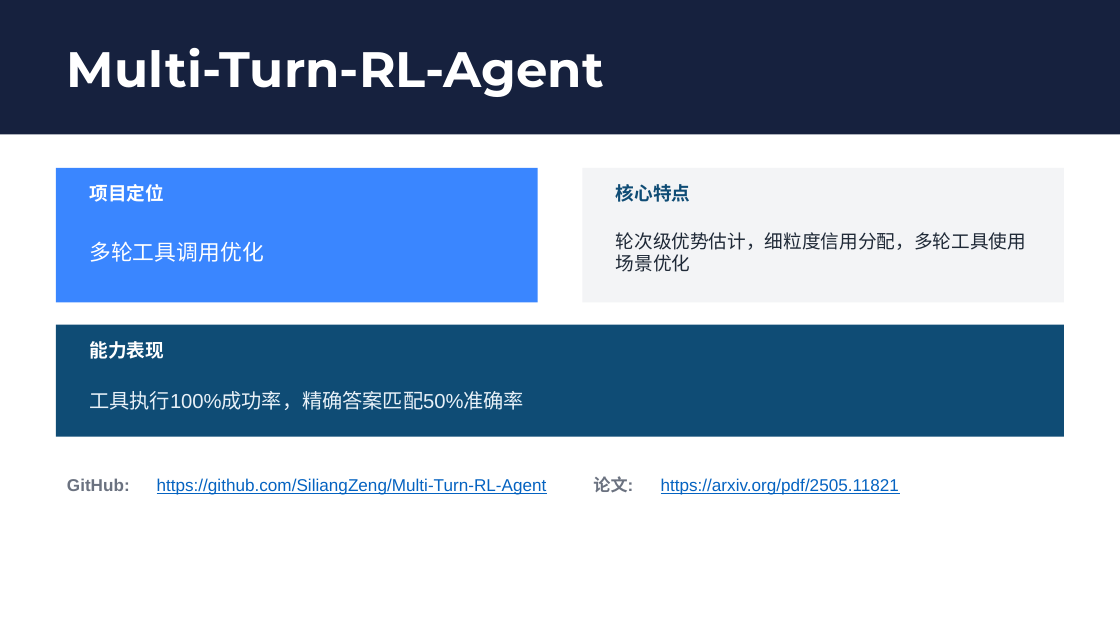
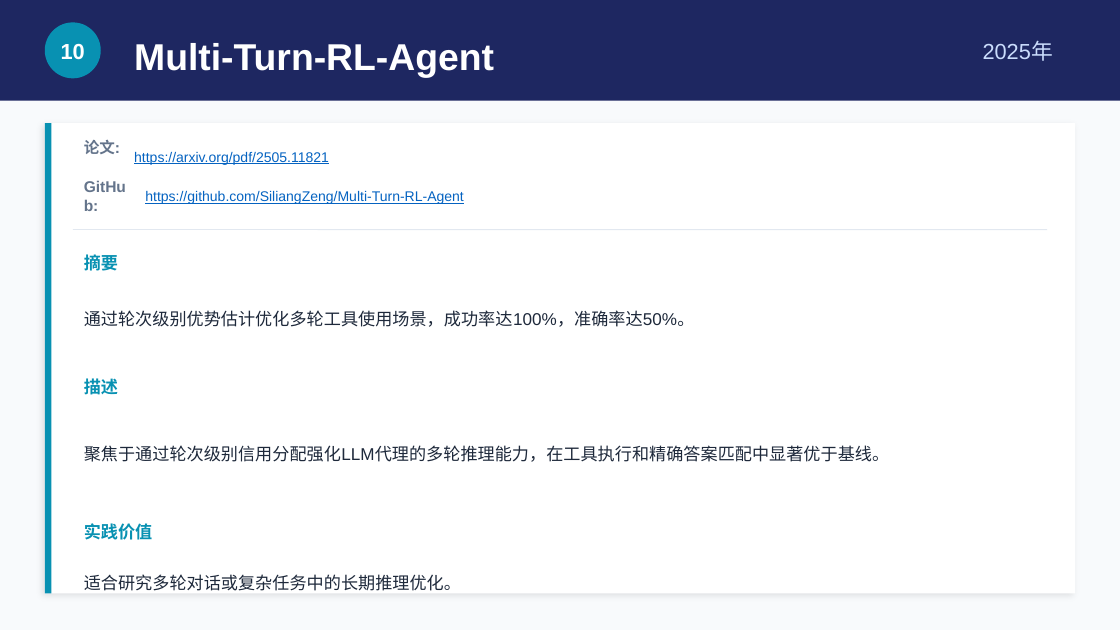
Before and after one commit to githubgbn/AI, a slide deck: slide 13 of AgentRL/AgentRL调研.pptx (slide 15 before the commit). Drawn at 1120x630 pixels with LibreOffice and Linux fonts; fonts in the diff are those of the drawing. Boxes give left, top, right and bottom in pixels: in the first picture for what was removed or moved away, otherwise in the second. Text is boxed around its words. In the diff, an @@ line names an element or a change of style, - is before the commit and + after.

```diff
--- a/AgentRL/AgentRL调研.pptx
+++ b/AgentRL/AgentRL调研.pptx
@@ background #FFFFFF to #F8FAFC @@
@@ rectangle: place and size @@
-rectangle at (0,0,1120,134)
+rectangle at (0,0,1120,101)
@@ rectangle at (0,0,1120,101): fill #16213E to #1E2761 @@
@@ ellipse added at (45,22,101,78), fill #0891B2 @@
@@ text "Multi-Turn-RL-Agent": place and size @@
-text "Multi-Turn-RL-Agent" at (67,48,604,97)
+text "Multi-Turn-RL-Agent" at (134,43,494,78)
@@ text "Multi-Turn-RL-Agent" at (134,43,494,78): size 32 to 24 pt, font Montserrat to Arial @@
@@ text added at (61,43,85,60), 14 pt, text #FFFFFF, bold @@
+10
@@ text added at (983,41,1053,61), 14 pt, text #CADCFC @@
+2025年
@@ rectangle: place and size @@
-rectangle at (56,325,1064,437)
+rectangle at (45,123,1075,594)
@@ rectangle at (45,123,1075,594): fill #0F4C75 to #FFFFFF; shadow on @@
@@ rectangle added at (45,123,52,594), fill #0891B2 @@
@@ text "论文:" at (84,140,120,154): size 11 to 10 pt, text colour #6B7280 to #64748B @@
@@ text "论文:": place and size @@
-text "论文:" at (593,476,633,493)
+text "论文:" at (84,140,120,154)
@@ text "https://arxiv.org/pdf/2505.11821" at (134,152,329,165): size 11 to 9 pt @@
@@ text "https://arxiv.org/pdf/2505.11821": place and size @@
-text "https://arxiv.org/pdf/2505.11821" at (661,478,899,495)
+text "https://arxiv.org/pdf/2505.11821" at (134,152,329,165)
@@ rectangle removed at (56,168,538,302) @@
@@ text "GitHub:": place and size @@
-text "GitHub:" at (67,478,130,491)
+text "GitHub:" at (145,191,463,204)
@@ text "GitHub:" at (145,191,463,204): size 11 to 10 pt, text colour #6B7280 to #64748B @@
@@ text "https://github.com/SiliangZeng/Multi-Turn-RL-Agent": place and size @@
-text "https://github.com/SiliangZeng/Multi-Turn-RL-Agent" at (157,478,547,495)
+text "https://github.com/SiliangZeng/Multi-Turn-RL-Agent" at (145,191,463,204)
@@ text "https://github.com/SiliangZeng/Multi-Turn-RL-Agent" at (145,191,463,204): size 11 to 9 pt @@
@@ rectangle removed at (582,168,1064,302) @@
@@ text removed at (89,184,164,202) @@
-项目定位
@@ text removed at (616,184,691,202) @@
-核心特点
@@ line added from (73, 230) to (1047, 230), #E2E8F0 0.5 pt @@
@@ text removed at (616,232,1026,272) @@
-轮次级优势估计，细粒度信用分配，多轮工具使用场景优化
@@ text added at (84,252,118,275), 11 pt, text #0891B2, bold @@
+摘要
@@ text removed at (89,241,263,262) @@
-多轮工具调用优化
@@ text added at (84,310,695,327), 11 pt, text #1E293B @@
+通过轮次级别优势估计优化多轮工具使用场景，成功率达100%，准确率达50%。
@@ text removed at (89,341,164,359) @@
-能力表现
@@ text added at (84,378,118,395), 11 pt, text #0891B2, bold @@
+描述
@@ text at (84,445,889,462): text changed; size 13 to 11 pt; text colour #E8F1F8 to #1E293B @@
-工具执行100%成功率，精确答案匹配50%准确率
+聚焦于通过轮次级别信用分配强化LLM代理的多轮推理能力，在工具执行和精确答案匹配中显著优于基线。
@@ text added at (84,523,153,540), 11 pt, text #0891B2, bold @@
+实践价值
@@ text added at (84,574,461,591), 11 pt, text #1E293B @@
+适合研究多轮对话或复杂任务中的长期推理优化。
```
Also in this commit, not shown: 18 slides added, 22 slides removed.
